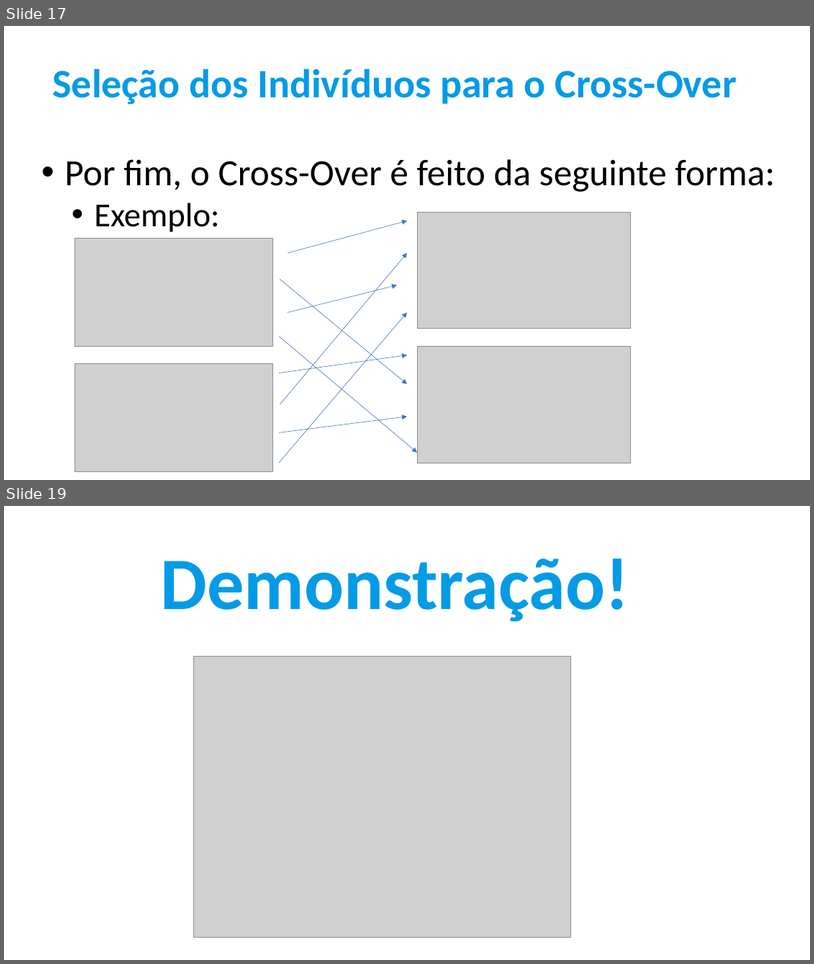
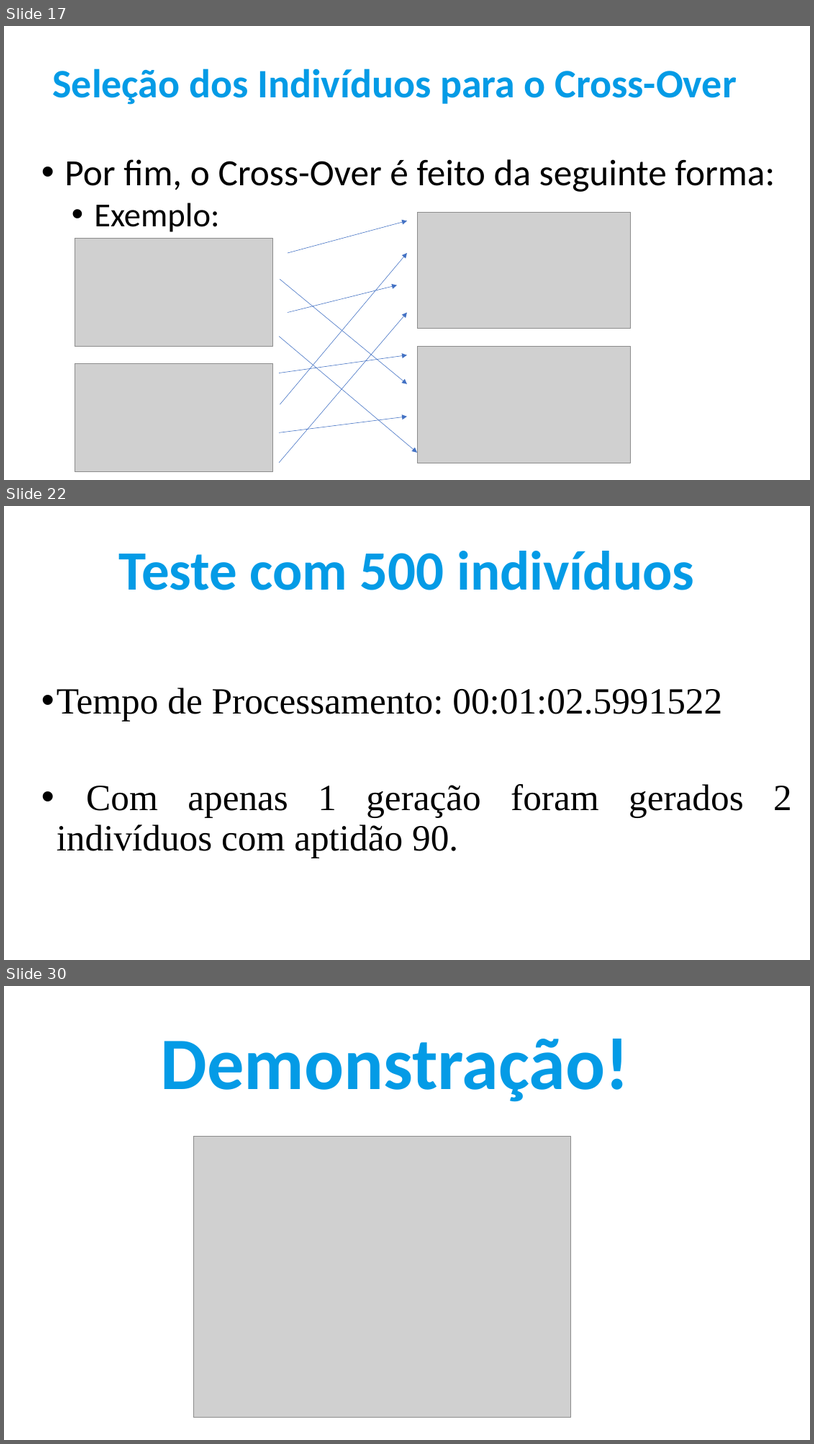
Before and after one commit to IgorSantos1996/GeneticAlgorithms, a slide deck: Apresentação.pptx. Shown one above the other, each under a label of ours: slides 17 and 19 before the commit, slides 17, 22 and 30 after it; the slides between them are not shown. The pictures are 814x964 and 814x1444 pixels, drawn with LibreOffice and Linux fonts; fonts in the diff are those of the drawing; grey boxes stand for pictures. Boxes give left, top, right and bottom in pixels: in the first picture for what was removed or moved away, otherwise in the second. Text is boxed around its words. In the diff, an @@ line names an element or a change of style, - is before the commit and + after.

```diff
--- a/Apresentação.pptx
+++ b/Apresentação.pptx
@@ slide 22 added at (4,506,810,960), background #FFFFFF @@
@@ text added at (119,551,694,590), 66 pt, text #049BE6, bold @@
+Teste com 500 indivíduos
@@ text added at (57,687,792,857), 44 pt, text #000000 @@
+• Tempo de Processamento: 00:01:02.5991522
+• Com apenas 1 geração foram gerados 2 indivíduos com aptidão 90.
@@ what was slide 19 is now slide 30 @@
```
Also in this commit, not shown: 1 slide changed, 11 other slides added.
